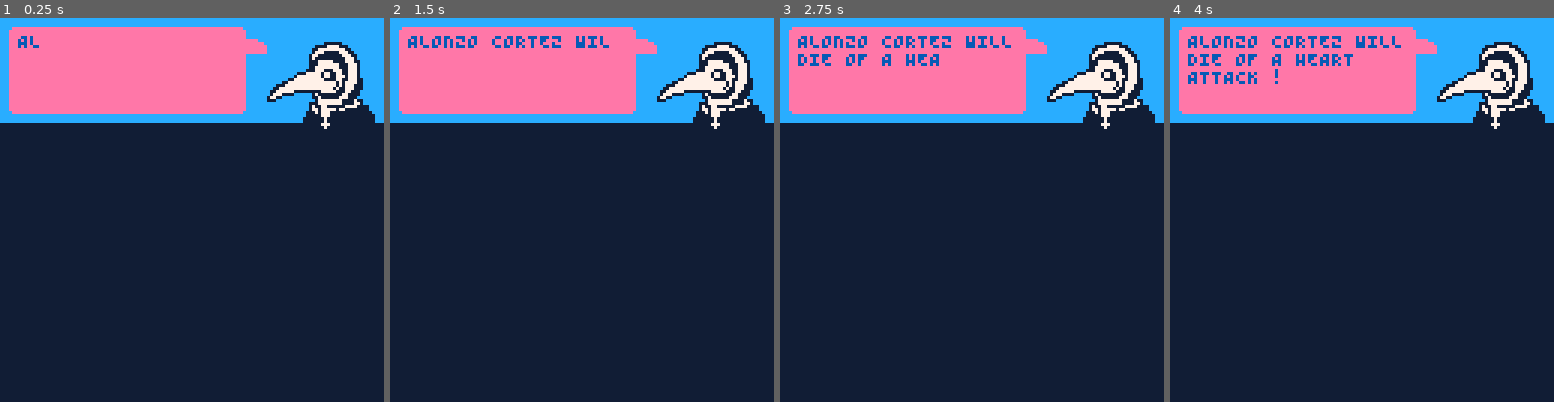
Above: before the commit, frames 1-4 (left to right).
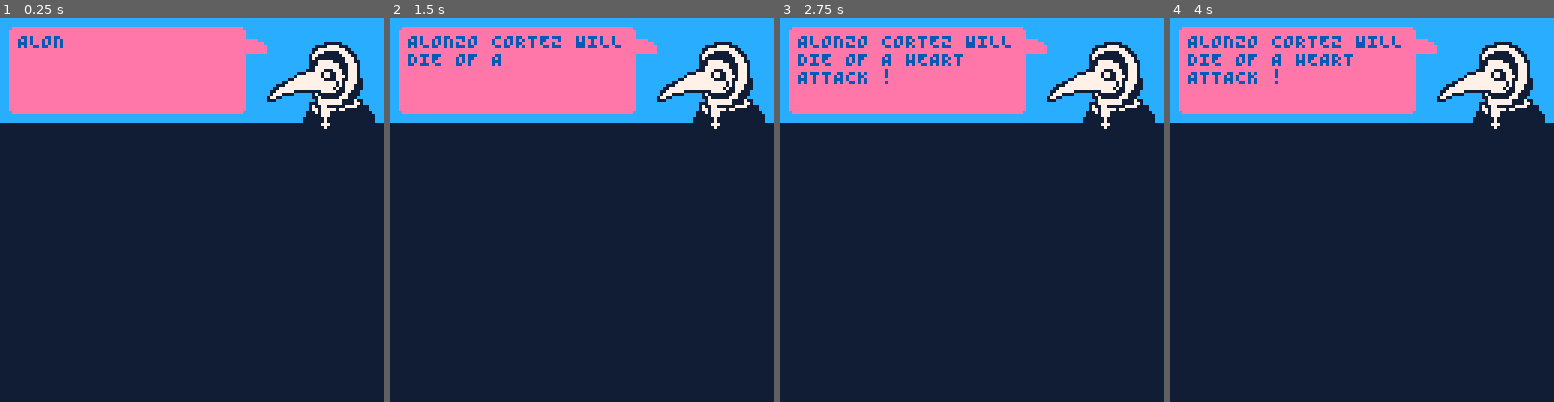
Above: after the commit, the same moments.

Repository: Yolwoocle/minijam_112
Game: PICO-8 cartridge minijam112.p8
Two runs of this game, one before a commit and one after it. Both use one fixed random seed, a clock stepped at 60 frames per second and the inputs below.
Inputs:
- Up to frame 1 (0.25 s): no input
- Up to frame 2 (1.5 s): no input
- Up to frame 3 (2.75 s): no input
- Up to frame 4 (4 s): no input

The runs differ from the first frame. In frame 1, 0.1% of the frame differs, in the area x 10-17%, y 4-8%; in frame 2, 0.3%; in frame 3, 0.4%, in the area x 4-48%, y 9-18%; in frame 4, nothing differs.

Commit message:
Update minijam112.p8

Diff:
--- a/minijam112.p8
+++ b/minijam112.p8
@@ -76,7 +76,7 @@
 
 
 function parse_dialogue()
-	if(t%5!=0)return
+	if(t%3!=0)return
 
 	if parse_length<=#text_parse then
 		local append=""
